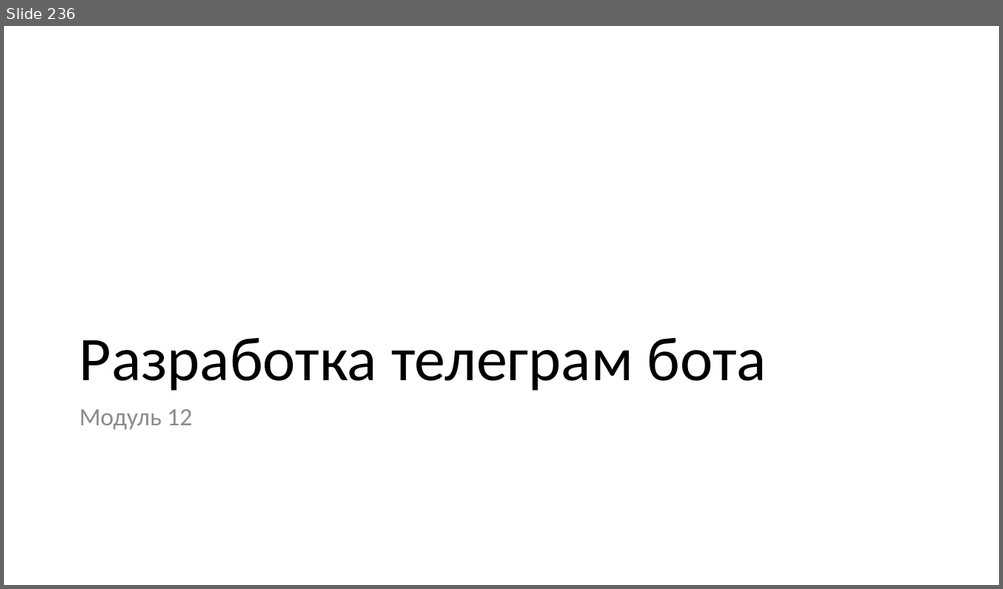
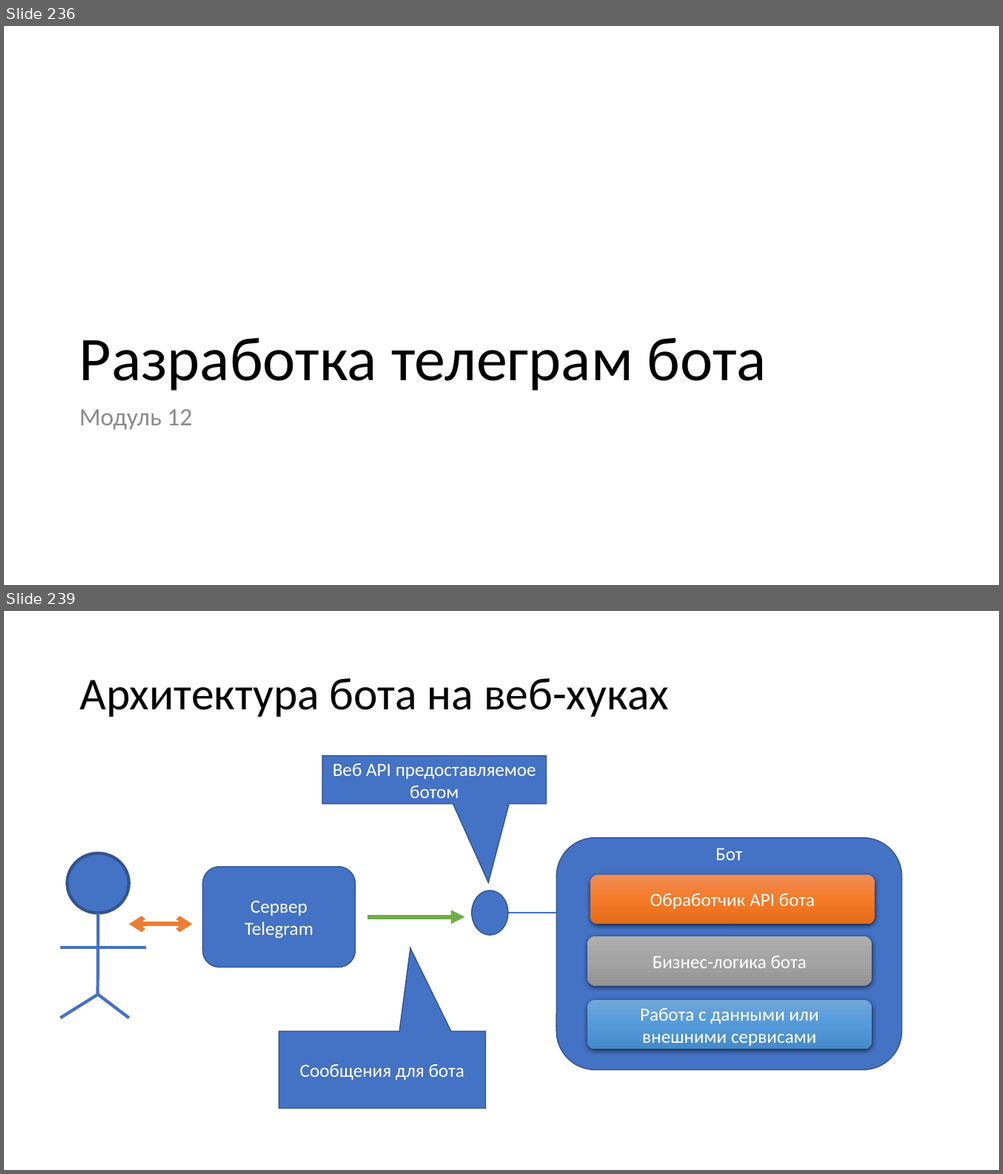
Before and after one commit to paveltsytovich/telegram-course, a slide deck: Presentation/Разработка ботов для телеграмм на Python.pptx. Shown one above the other, each under a label of ours: slide 236 before the commit, slides 236 and 239 after it; the slides between them are not shown. The pictures are 1003x589 and 1003x1174 pixels, drawn with LibreOffice and Linux fonts; fonts in the diff are those of the drawing. Boxes give left, top, right and bottom in pixels: in the first picture for what was removed or moved away, otherwise in the second. Text is boxed around its words. In the diff, an @@ line names an element or a change of style, - is before the commit and + after.

Commit message:
Описание архитектурных слоев бота

```diff
--- a/Presentation/Разработка ботов для телеграмм на Python.pptx
+++ b/Presentation/Разработка ботов для телеграмм на Python.pptx
@@ slide 239 added at (4, 611, 999, 1170), background #FFFFFF @@
@@ title added at (79, 678, 669, 717), 44 pt, text #000000 @@
+Архитектура бота на веб-хуках
@@ speech box added at (323, 756, 546, 804), fill #4472C4, outline #325491 1 pt, 18 pt, text #FFFFFF @@
+Веб API предоставляемое ботом
@@ rounded rectangle added at (202, 867, 355, 968), fill #4472C4, outline #325491 1 pt, 18 pt, text #FFFFFF @@
+Сервер Telegram
@@ ellipse added at (472, 891, 509, 936), fill #4472C4, outline #325491 1 pt @@
@@ arrow added from (367, 917) to (465, 917), #70AD47 4.5 pt @@
@@ line added from (556, 913) to (502, 913), #4472C4 1.5 pt @@
@@ double arrow added from (128, 924) to (192, 924), #ED7D31 4.5 pt @@
@@ group added at (61, 854, 147, 1019): 4 lines, 1 ellipse @@
@@ group added at (556, 838, 902, 1070): 4 rounded rectangles @@
+Бот
+Обработчик API бота
+Бизнес-логика бота
+Работа с данными или внешними сервисами
@@ speech box added at (279, 1032, 485, 1109), fill #4472C4, outline #325491 1 pt, 18 pt, text #FFFFFF @@
+Сообщения для бота
```
Also in this commit, not shown: 1 slide changed, 8 other slides added.
